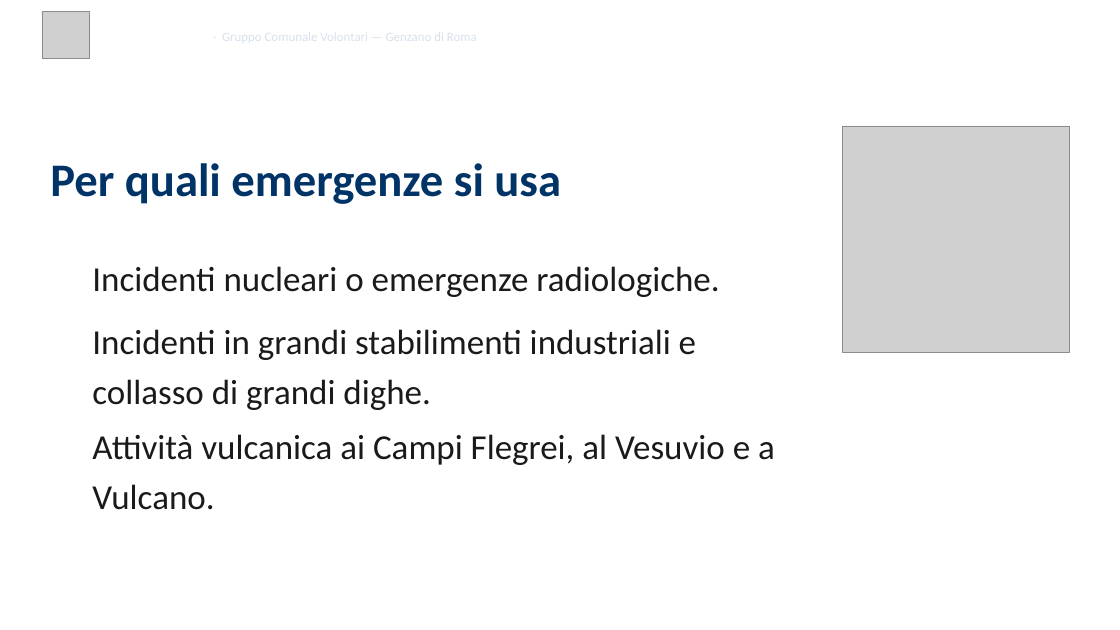
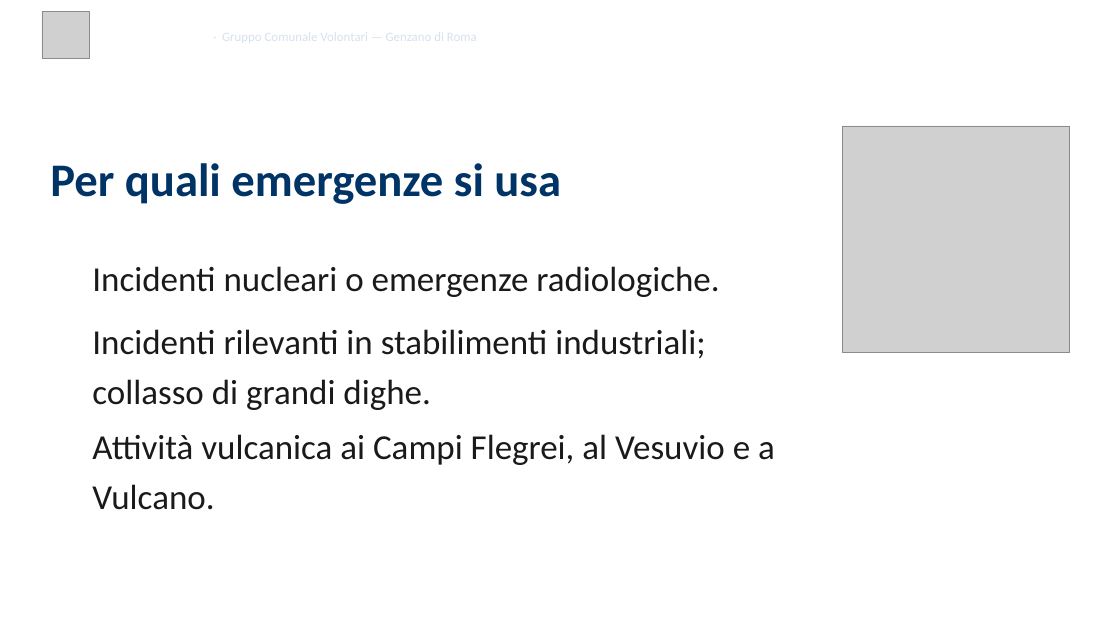
Before and after one commit to SviluppoItaliaDigitale/sito-pc-genzano, a slide deck: slide 4 of static/presentazioni/2026-05-29-it-alert-presentazione.pptx. Drawn at 1120x630 pixels with LibreOffice and Linux fonts; fonts in the diff are those of the drawing; grey boxes stand for pictures; background and template pictures are left out. Boxes give left, top, right and bottom in pixels: in the first picture for what was removed or moved away, otherwise in the second. Text is boxed around its words. In the diff, an @@ line names an element or a change of style, - is before the commit and + after.

```diff
--- a/static/presentazioni/2026-05-29-it-alert-presentazione.pptx
+++ b/static/presentazioni/2026-05-29-it-alert-presentazione.pptx
@@ text at (x1=92, y1=329, x2=705, y2=410): text changed @@
-Incidenti in grandi stabilimenti industriali e collasso di grandi dighe.
+Incidenti rilevanti in stabilimenti industriali; collasso di grandi dighe.
```
Also in this commit, not shown: 3 other slides changed, 7 other files.
